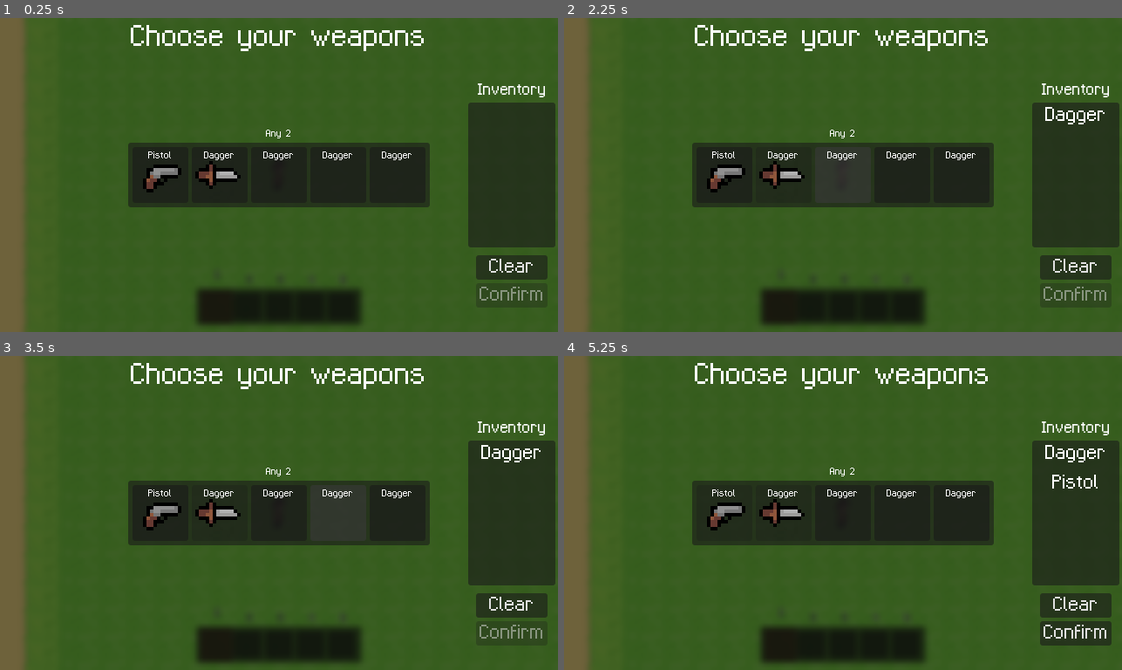
Above: before the commit, frames 1-4 (two rows, left to right).
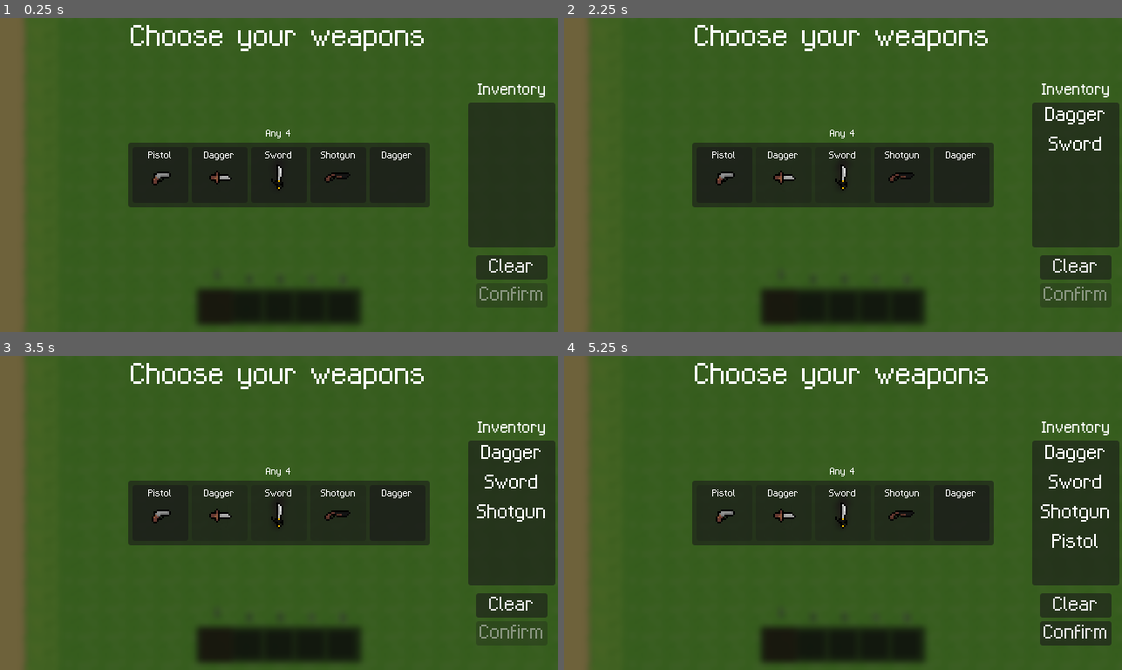
Above: after the commit, the same moments.

Repository: npkup/Wildjam-93
Game: Godot game, scene res://scenes/main.tscn
Same seed, same stepped clock (60 frames per second), same inputs: the game is played once before the commit and once after it.
Inputs (mouse positions are in pixels of both pictures, inside the frame that each line leads up to):
- Up to frame 1 (0.25 s): no input
- Up to frame 2 (2.25 s): click "Dagger" at 0.5 s; click "Dagger" at 1.25 s; click (843, 175) at 2 s, where only the run after the commit has a clickable "Sword"
- Up to frame 3 (3.5 s): click (340, 513) at 2.75 s, where only the run after the commit has a clickable "Shotgun"
- Up to frame 4 (5.25 s): click "Dagger" at 3.5 s; click "Dagger" at 4.25 s; click "Pistol" at 5 s

The runs differ from the first frame. In frame 1, 1.0% of the frame differs, in the area x 25-64%, y 35-56%; in frame 2, 1.1%; in frame 3, 1.3%; in frame 4, 1.4%, in the area x 25-98%, y 35-62%.

Commit message:
Added shotgun and sword but sword not implemented

Diff:
--- a/scenes/main.tscn
+++ b/scenes/main.tscn
@@ -10,6 +10,8 @@
 [ext_resource type="Script" uid="uid://dcfcireo4oyh2" path="res://scripts/starter_weapons.gd" id="7_85g3d"]
 [ext_resource type="Texture2D" uid="uid://d1j0tw275t7wp" path="res://assets/sprites/items/pistol/pistol.png" id="7_o6xl0"]
 [ext_resource type="Texture2D" uid="uid://d00k8e1t1ouvr" path="res://assets/sprites/items/dagger/dager.png" id="8_tipki"]
+[ext_resource type="Texture2D" uid="uid://br3ywp8u0qnjj" path="res://assets/sprites/items/sword/sword.png" id="11_ya4ey"]
+[ext_resource type="Texture2D" uid="uid://ddj8ydl7752sm" path="res://assets/sprites/items/shotgun/SHORTGUN.png" id="12_eb6dy"]
 
 [sub_resource type="TileSetAtlasSource" id="TileSetAtlasSource_tbgi4"]
 texture = ExtResource("4_jyhfs")
@@ -328,7 +330,7 @@
 grow_horizontal = 2
 theme_override_fonts/font = ExtResource("5_tbgi4")
 theme_override_font_sizes/font_size = 10
-text = "Any 2"
+text = "Any 4"
 horizontal_alignment = 1
 
 [node name="StarterWeapons" type="Panel" parent="Startingmenu/Control" unique_id=1732335035]
@@ -364,9 +366,15 @@
 
 [node name="TextureRect" type="TextureRect" parent="Startingmenu/Control/StarterWeapons/HBoxContainer/Pistol" unique_id=1995977853]
 layout_mode = 1
-anchors_preset = 15
-anchor_right = 1.0
-anchor_bottom = 1.0
+anchors_preset = 8
+anchor_left = 0.5
+anchor_top = 0.5
+anchor_right = 0.5
+anchor_bottom = 0.5
+offset_left = -16.0
+offset_top = -14.0
+offset_right = 16.0
+offset_bottom = 18.0
 grow_horizontal = 2
 grow_vertical = 2
 texture = ExtResource("7_o6xl0")
@@ -405,15 +413,19 @@
 anchors_preset = 15
 anchor_right = 1.0
 anchor_bottom = 1.0
+offset_left = 18.0
+offset_top = 19.0
+offset_right = -14.0
+offset_bottom = -13.0
 grow_horizontal = 2
 grow_vertical = 2
 texture = ExtResource("8_tipki")
 
-[node name="Empty" type="Button" parent="Startingmenu/Control/StarterWeapons/HBoxContainer" unique_id=610962282]
+[node name="Sword" type="Button" parent="Startingmenu/Control/StarterWeapons/HBoxContainer" unique_id=610962282]
 custom_minimum_size = Vector2(64, 0)
 layout_mode = 2
 
-[node name="Label3" type="Label" parent="Startingmenu/Control/StarterWeapons/HBoxContainer/Empty" unique_id=1016337356]
+[node name="Label3" type="Label" parent="Startingmenu/Control/StarterWeapons/HBoxContainer/Sword" unique_id=1016337356]
 layout_mode = 1
 anchors_preset = 10
 anchor_right = 1.0
@@ -422,30 +434,40 @@
 grow_horizontal = 2
 theme_override_fonts/font = ExtResource("5_tbgi4")
 theme_override_font_sizes/font_size = 10
-text = "Dagger"
-horizontal_alignment = 1
-
-[node name="TextureRect" type="TextureRect" parent="Startingmenu/Control/StarterWeapons/HBoxContainer/Empty" unique_id=2056397050]
-layout_mode = 1
-anchors_preset = 15
-anchor_right = 1.0
-anchor_bottom = 1.0
-grow_horizontal = 2
-grow_vertical = 2
-
-[node name="Empty2" type="Button" parent="Startingmenu/Control/StarterWeapons/HBoxContainer" unique_id=1166399820]
+text = "Sword"
+horizontal_alignment = 1
+
+[node name="TextureRect" type="TextureRect" parent="Startingmenu/Control/StarterWeapons/HBoxContainer/Sword" unique_id=2056397050]
+layout_mode = 1
+anchors_preset = 15
+anchor_right = 1.0
+anchor_bottom = 1.0
+offset_left = 15.0
+offset_top = 18.0
+offset_right = -17.0
+offset_bottom = -14.0
+grow_horizontal = 2
+grow_vertical = 2
+texture = ExtResource("11_ya4ey")
+
+[node name="Shotgun" type="Button" parent="Startingmenu/Control/StarterWeapons/HBoxContainer" unique_id=1166399820]
 custom_minimum_size = Vector2(64, 0)
 layout_mode = 2
 
-[node name="TextureRect" type="TextureRect" parent="Startingmenu/Control/StarterWeapons/HBoxContainer/Empty2" unique_id=1541180492]
-layout_mode = 1
-anchors_preset = 15
-anchor_right = 1.0
-anchor_bottom = 1.0
-grow_horizontal = 2
-grow_vertical = 2
-
-[node name="Label4" type="Label" parent="Startingmenu/Control/StarterWeapons/HBoxContainer/Empty2" unique_id=91497684]
+[node name="TextureRect" type="TextureRect" parent="Startingmenu/Control/StarterWeapons/HBoxContainer/Shotgun" unique_id=1541180492]
+layout_mode = 1
+anchors_preset = 15
+anchor_right = 1.0
+anchor_bottom = 1.0
+offset_left = 14.0
+offset_top = 17.0
+offset_right = -18.0
+offset_bottom = -15.0
+grow_horizontal = 2
+grow_vertical = 2
+texture = ExtResource("12_eb6dy")
+
+[node name="Label4" type="Label" parent="Startingmenu/Control/StarterWeapons/HBoxContainer/Shotgun" unique_id=91497684]
 layout_mode = 1
 anchors_preset = 10
 anchor_right = 1.0
@@ -454,7 +476,7 @@
 grow_horizontal = 2
 theme_override_fonts/font = ExtResource("5_tbgi4")
 theme_override_font_sizes/font_size = 10
-text = "Dagger"
+text = "Shotgun"
 horizontal_alignment = 1
 
 [node name="Empty3" type="Button" parent="Startingmenu/Control/StarterWeapons/HBoxContainer" unique_id=839280086]
@@ -569,5 +591,7 @@
 
 [connection signal="pressed" from="Startingmenu/Control/StarterWeapons/HBoxContainer/Pistol" to="Startingmenu/Control/StarterWeapons" method="_on_pistol_pressed"]
 [connection signal="pressed" from="Startingmenu/Control/StarterWeapons/HBoxContainer/Dagger" to="Startingmenu/Control/StarterWeapons" method="_on_dagger_pressed"]
+[connection signal="pressed" from="Startingmenu/Control/StarterWeapons/HBoxContainer/Sword" to="Startingmenu/Control/StarterWeapons" method="_on_sword_pressed"]
+[connection signal="pressed" from="Startingmenu/Control/StarterWeapons/HBoxContainer/Shotgun" to="Startingmenu/Control/StarterWeapons" method="_on_shotgun_pressed"]
 [connection signal="pressed" from="Startingmenu/Control/VBoxContainer/Clear" to="Startingmenu/Control/StarterWeapons" method="_on_clear_pressed"]
 [connection signal="pressed" from="Startingmenu/Control/VBoxContainer/Confirm" to="Startingmenu/Control/StarterWeapons" method="_on_confirm_pressed"]
--- a/scenes/player.tscn
+++ b/scenes/player.tscn
@@ -6,7 +6,8 @@
 [ext_resource type="AudioStream" uid="uid://dmrtrsu683t46" path="res://assets/sounds/pistol_shot.mp3" id="2_tuyoq"]
 [ext_resource type="Texture2D" uid="uid://dpt2wj5iu3w43" path="res://assets/sprites/player/detective_run.png" id="3_dqkch"]
 [ext_resource type="AudioStream" uid="uid://w78oaweh4y60" path="res://assets/sounds/dagger.mp3" id="3_fjrip"]
-[ext_resource type="Texture2D" uid="uid://d1j0tw275t7wp" path="res://assets/sprites/items/pistol/pistol.png" id="5_qlg0r"]
+[ext_resource type="AudioStream" uid="uid://dr35j240hxehl" path="res://assets/sounds/shotgun.mp3" id="4_smehm"]
+[ext_resource type="Texture2D" uid="uid://ddj8ydl7752sm" path="res://assets/sprites/items/shotgun/SHORTGUN.png" id="7_fjrip"]
 
 [sub_resource type="RectangleShape2D" id="RectangleShape2D_sgp6g"]
 size = Vector2(32, 32)
@@ -183,11 +184,27 @@
 "values": [Vector2(18, 0), Vector2(10, 0), Vector2(18, 0)]
 }
 
+[sub_resource type="Animation" id="Animation_ur7pv"]
+resource_name = "shotgun"
+tracks/0/type = "value"
+tracks/0/imported = false
+tracks/0/enabled = true
+tracks/0/path = NodePath("Marker2D/weapon:position")
+tracks/0/interp = 1
+tracks/0/loop_wrap = true
+tracks/0/keys = {
+"times": PackedFloat32Array(0, 0.1, 0.6),
+"transitions": PackedFloat32Array(-2, -2, -2),
+"update": 0,
+"values": [Vector2(18, 0), Vector2(10, 0), Vector2(18, 0)]
+}
+
 [sub_resource type="AnimationLibrary" id="AnimationLibrary_fjrip"]
 _data = {
 &"RESET": SubResource("Animation_qlg0r"),
 &"dagger": SubResource("Animation_smehm"),
-&"pistol": SubResource("Animation_fjrip")
+&"pistol": SubResource("Animation_fjrip"),
+&"shotgun": SubResource("Animation_ur7pv")
 }
 
 [node name="player" type="CharacterBody2D" unique_id=2018141324]
@@ -204,6 +221,10 @@
 [node name="dagger" type="AudioStreamPlayer2D" parent="Node2D" unique_id=863684240]
 stream = ExtResource("3_fjrip")
 volume_db = 24.0
+bus = &"Sound Effects"
+
+[node name="shotgun" type="AudioStreamPlayer2D" parent="Node2D" unique_id=2075101108]
+stream = ExtResource("4_smehm")
 bus = &"Sound Effects"
 
 [node name="CollisionShape2D" type="CollisionShape2D" parent="." unique_id=1197017778]
@@ -221,7 +242,7 @@
 
 [node name="weapon" type="Sprite2D" parent="Marker2D" unique_id=1501774576]
 position = Vector2(18, 0)
-texture = ExtResource("5_qlg0r")
+texture = ExtResource("7_fjrip")
 
 [node name="AnimationPlayer" type="AnimationPlayer" parent="." unique_id=1340512581]
 libraries/ = SubResource("AnimationLibrary_fjrip")
--- a/scripts/main.gd
+++ b/scripts/main.gd
@@ -1,17 +1,21 @@
 extends Node2D
 
-enum items {EMPTY, PISTOL, DAGGER}
+enum items {EMPTY, PISTOL, DAGGER, SWORD, SHOTGUN}
 
 var items_list_textures : Dictionary[items, Texture2D] = {
 	items.EMPTY  : preload("res://assets/sprites/items/empty/empty.png"),
 	items.PISTOL : preload("res://assets/sprites/items/pistol/pistol.png"),
 	items.DAGGER : preload("res://assets/sprites/items/dagger/dager.png"),
+	items.SWORD : preload("res://assets/sprites/items/sword/sword.png"),
+	items.SHOTGUN : preload("res://assets/sprites/items/shotgun/SHORTGUN.png")
 }
 
 var item_list_names : Dictionary[items, StringName] = {
 	items.EMPTY : &"",
 	items.PISTOL : &"Pistol",
 	items.DAGGER : &"Dagger",
+	items.SWORD : &"Sword",
+	items.SHOTGUN : &"Shotgun"
 }
 
 var inventory_items : Dictionary[int, items] = {
--- a/scripts/player.gd
+++ b/scripts/player.gd
@@ -34,7 +34,6 @@
 		if Input.is_action_pressed("attack") and attack_cooldown_timer == 0:
 			$AnimationPlayer.stop()
 			match Global.inventory_items[Global.focused_slot]:
-
 				Global.items.PISTOL:
 					$AnimationPlayer.play("pistol")
 					var bullet : Area2D = pistol_bullet.instantiate()
@@ -50,6 +49,26 @@
 					attack_cooldown_timer = $AnimationPlayer.get_animation("pistol").length / $AnimationPlayer.speed_scale
 					dagger_sound.play()
 					dagger_sound.pitch_scale = randf_range(0.96, 1.04)
+				Global.items.SHOTGUN:
+					var bullet1 : Area2D = pistol_bullet.instantiate()
+					var bullet2 : Area2D = pistol_bullet.instantiate()
+					var bullet3 : Area2D = pistol_bullet.instantiate()
+					bullet1.global_position = $Marker2D/weapon.global_position
+					bullet2.global_position = $Marker2D/weapon.global_position
+					bullet3.global_position = $Marker2D/weapon.global_position
+					bullet1.rotation_degrees = $Marker2D.rotation_degrees - 15
+					add_sibling(bullet1)
+					bullet2.rotation_degrees = $Marker2D.rotation_degrees
+					add_sibling(bullet2)
+					bullet3.rotation_degrees = $Marker2D.rotation_degrees + 15
+					add_sibling(bullet3)
+					$AnimationPlayer.play("shotgun")
+					$Node2D/shotgun.play()
+					$Node2D/shotgun.pitch_scale = randf_range(0.96, 1.04)
+					velocity.x = -cos($Marker2D.rotation) * 200
+					velocity.y = -sin($Marker2D.rotation) * 200
+					camera_shake_power = 6
+					attack_cooldown_timer = $AnimationPlayer.get_animation("shotgun").length / $AnimationPlayer.speed_scale
 
 
 		if up_down_direction:
--- a/scripts/starter_weapons.gd
+++ b/scripts/starter_weapons.gd
@@ -1,7 +1,7 @@
 extends Panel
 
 var weapons_chosen : Array[Global.items] = []
-var max_choosable  : int = 2
+var max_choosable  : int = 4
 
 func _process(_delta: float) -> void:
 	$"../VBoxContainer/Confirm".disabled = !weapons_chosen.size() >= max_choosable
@@ -55,3 +55,13 @@
 
 func _on_confirm_pressed() -> void:
 	start_game()
+
+
+func _on_sword_pressed() -> void:
+	weapons_chosen.append(Global.items.SWORD)
+	$HBoxContainer/Sword.disabled = true
+
+
+func _on_shotgun_pressed() -> void:
+	weapons_chosen.append(Global.items.SHOTGUN)
+	$HBoxContainer/Shotgun.disabled = true
Not shown, added: assets/sounds/shotgun.mp3.import
Binary file added: assets/sprites/items/shotgun/SHORTGUN.png
Not shown, added: assets/sprites/items/shotgun/SHORTGUN.png.import
Binary file added: assets/sprites/items/sword/sword.png
Not shown, added: assets/sprites/items/sword/sword.png.import
Binary file added: assets/sprites/level/BEACH.png
Not shown, added: assets/sprites/level/BEACH.png.import
Not shown, added: assets/sounds/shotgun.mp3
